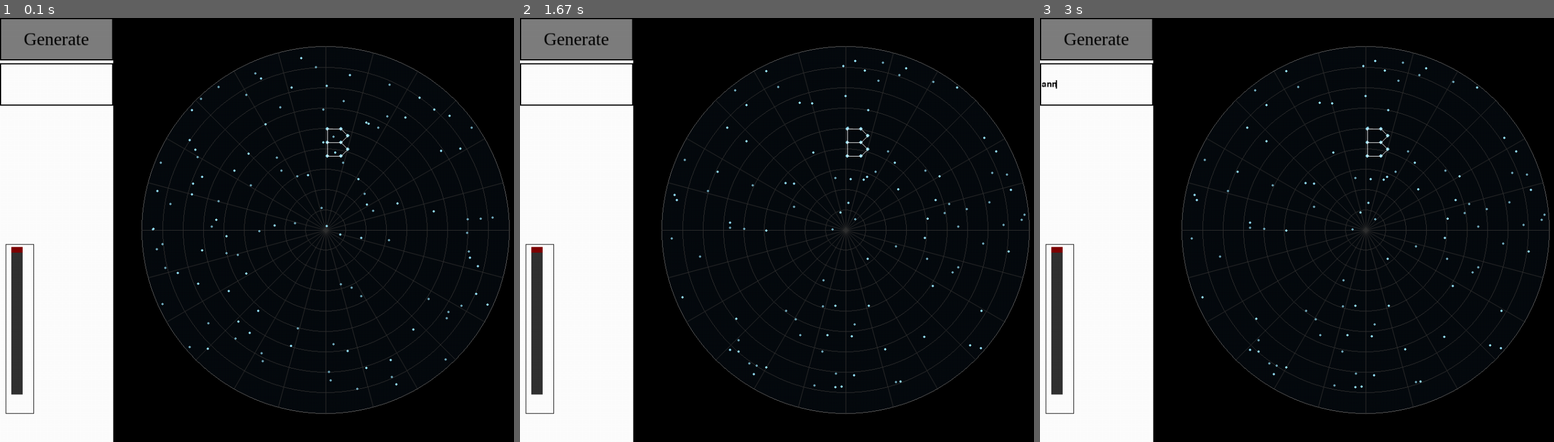
Above: before the commit, frames 1-3 (left to right).
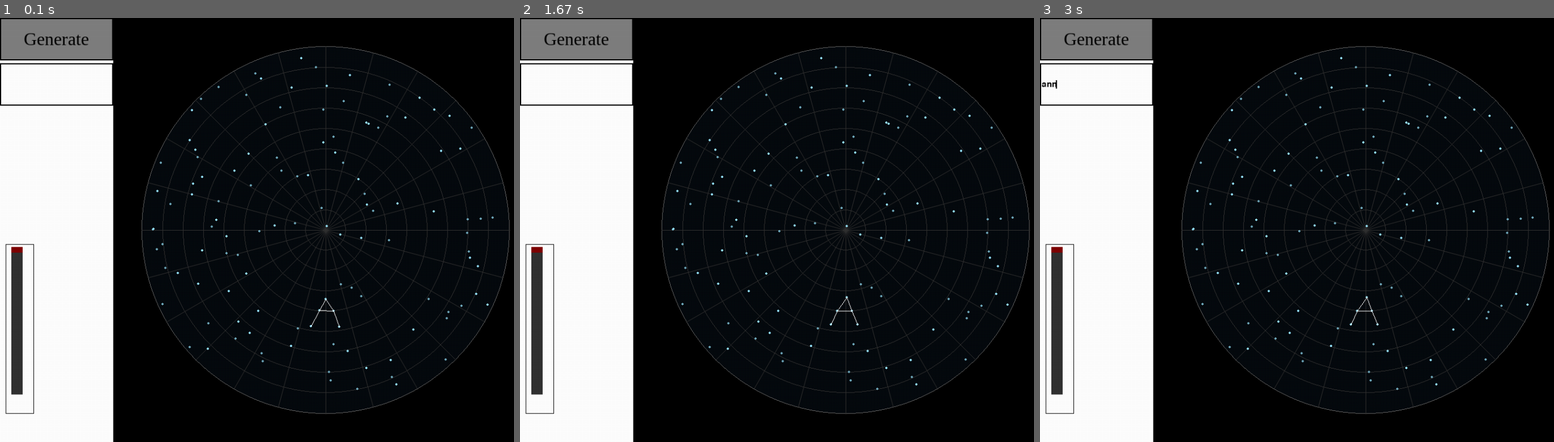
Above: after the commit, the same moments.

Repository: stephenfinch/Star-Map-Generator_v2
Game: pygame game, started from main.py
Two runs of this game, one before a commit and one after it. Both use one fixed random seed, a clock stepped at 60 frames per second and the inputs below.
Inputs (mouse positions are in pixels of both pictures, inside the frame that each line leads up to):
- Up to frame 1 (0.1 s): no input
- Up to frame 2 (1.67 s): press the mouse at (576, 39) at 0.37 s; move the mouse to (710, 179) at 0.47 s; release the mouse at (843, 323) at 0.6 s; press the mouse at (540, 327) at 0.7 s; move the mouse to (684, 263) at 0.8 s; release the mouse at (828, 196) at 0.93 s
- Up to frame 3 (3 s): click (1096, 81) at 1.73 s; type "ann" at 2 s; tap Enter at 2.43 s

The runs differ from the first frame. In frame 1, 0.1% of the frame differs, in the area x 60-69%, y 25-74%; in frame 2, 0.7%, in the area x 29-99%, y 9-88%; in frame 3, 0.7%.

Commit message:
Update
random constellations can be shown

small bugs found:
-spacing between letters
-settings_swap

Diff:
--- a/constellation.py
+++ b/constellation.py
@@ -1,4 +1,5 @@
 import pygame
+import random
 from star import Star
 
 class Constellation():
@@ -11,11 +12,15 @@
         self.point_spacing = self.size // 4
         self.star_points = []
         self.star_lines = []
+        self.point_dict = {}
 
     ### This function can draw the constellation using its own data (self)
     def draw(self, main_surface, settings):
 
-        #def
+        ### This function will add some noise to the location of the stars in each constellation
+        def shift_points(input):
+            scale = 5
+            return input + random.randint(-self.point_spacing//scale, self.point_spacing//scale)
 
         ### This function will take the points on the 5x5 grid and make Star objects with proper centers and sizes for the constellation
         def grid_to_star_points():
@@ -23,13 +28,15 @@
                 for point in list_of_points:
                     tempx = (point - 1) % 5
                     tempy = (point - tempx - 1) // 5
-                    offsetX = (tempx - 2) * self.point_spacing
-                    offsetY = (tempy - 2) * self.point_spacing
+                    offsetX = shift_points((tempx - 2) * self.point_spacing)
+                    offsetY = shift_points((tempy - 2) * self.point_spacing)
                     temp_star = Star(int(self.center[0] + offsetX), int(self.center[1] + offsetY), settings)
-                    temp_star.size = 3
+                    temp_star.size = 2
                     temp_star.color = settings.star_color
                     self.star_points.append(temp_star)
+                    self.point_dict.update({point:(offsetX, offsetY)})
 
+        ### rework this later!
         def grid_to_star_lines():
             for list_of_lines in self.grid_lines:
                 for pair in list_of_lines:
@@ -37,15 +44,17 @@
                     tempy1 = (pair[0] - tempx1 - 1) // 5
                     tempx2 = (pair[1] - 1) % 5
                     tempy2 = (pair[1] - tempx2 - 1) // 5
-                    offsetX1 = (tempx1 - 2) * self.point_spacing
-                    offsetY1 = (tempy1 - 2) * self.point_spacing
-                    offsetX2 = (tempx2 - 2) * self.point_spacing
-                    offsetY2 = (tempy2 - 2) * self.point_spacing
+                    offsetX1 = self.point_dict[pair[0]][0]
+                    offsetY1 = self.point_dict[pair[0]][1]
+                    offsetX2 = self.point_dict[pair[1]][0]
+                    offsetY2 = self.point_dict[pair[1]][1]
                     self.star_lines.append(((self.center[0] + offsetX1, self.center[1] + offsetY1), (self.center[0] + offsetX2, self.center[1] + offsetY2)))
 
+        ### Run all the methods and draw it all
         grid_to_star_points()
         grid_to_star_lines()
         for star in self.star_points:
             pygame.draw.circle(main_surface, star.color, (star.x, star.y), star.size, 0)
-        for line in self.star_lines:
-            pygame.draw.lines(main_surface, (255, 255, 255), False, line, 1)
+        if settings.show_constellation_lines:
+            for line in self.star_lines:
+                pygame.draw.lines(main_surface, (255, 255, 255), False, line, 1)
--- a/draw.py
+++ b/draw.py
@@ -95,6 +95,7 @@
 def make_stars(settings):
     star_map.place_stars(settings)
 
+### Star objects have a .draw() method that can be used to draw them
 def draw_stars():
     for star in star_map.list_of_stars:
         star.draw(STARFIELDSURF)
@@ -103,18 +104,23 @@
     global settings_show
     settings_show = not settings_show
 
-def initialize_view(settings):
+def initialize_view(new_starfield, settings):
     #settings_show = False
+    global STARFIELDSURF, STARFIELDSURF_HOLD
     DISPLAYSURF.fill(BLACK)
     if settings_show:
         SETTINGSURF.fill(WHITE)
         #Run settings code
     else:
-        STARFIELDSURF.fill(BLACK)
+        if new_starfield:
+            STARFIELDSURF.fill(BLACK)
+            draw_outline(settings)
+            draw_stars()
+            draw_constellations(settings)
+            STARFIELDSURF_HOLD = STARFIELDSURF.copy()
+        else:
+            STARFIELDSURF = STARFIELDSURF_HOLD.copy()
         OPTIONSURF.fill(WHITE)
-        draw_outline(settings)
-        draw_stars()
-        draw_constellations(settings)
         for button in button_list:
             button.draw(OPTIONSURF)
         for textbox in textbox_list:
@@ -123,7 +129,7 @@
             slider.draw(OPTIONSURF)
 
 def draw_view():
-    if settings_show:
+    if False: #settings_show:
         DISPLAYSURF.blit(SETTINGSURF, (0, 0))
     else:
         DISPLAYSURF.blit(STARFIELDSURF, field_point)
--- a/interface.py
+++ b/interface.py
@@ -144,5 +144,8 @@
         main_surface.blit(text_surf, new_spot)
 
 class Colorbox:
-    def __init__(self):
-        pass
+    def __init__(self, border_size = 1, border_color = (0, 0, 0), color = (255, 255, 255), area = ((0, 0), (0, 0))):
+        self.border_size = border_size
+        self.border_color = border_color
+        self.color = color
+        self.area = area
--- a/main.py
+++ b/main.py
@@ -9,6 +9,7 @@
 click_areas = define_interactions()
 clock = pygame.time.Clock()
 display_changed = True
+starfield_changed = True
 textbox_clicked = False
 click_action = ("", 0)
 action_list = []
@@ -28,6 +29,7 @@
                 click_action = ("", 0)
                 display_changed = True
         if event.type == MOUSEBUTTONDOWN:
+            print(event,click_action)
             mouse = pygame.mouse.get_pos()
             for entry in click_areas:
                 if entry[1][0][0] <= mouse[0] <= entry[1][1][0] + entry[1][0][0] and entry[1][0][1] <= mouse[1] <= entry[1][1][1] + entry[1][0][1]:
@@ -36,6 +38,8 @@
                         click_action = ("Button", entry[3])
                         action_list.append(entry[2])
                         display_changed = True
+                        if entry[2] == "reset":
+                            starfield_changed = True
                     if entry[0] == "Textbox":
                         textbox_list[entry[3]].active = True
                         display_changed = True
@@ -45,9 +49,11 @@
                         display_changed = True
                         click_action = ("Slider", entry[3])
                         slider_list[entry[3]].slide(event.pos)
+            '''
                 else:
                     swap_settings()
                     display_changed = True
+            '''
             if not textbox_clicked:
                 for textbox in textbox_list:
                     textbox.active = False
@@ -63,24 +69,13 @@
                 textbox.active = False
             display_changed = True
     if display_changed:
-        initialize_view(settings_data)
+        initialize_view(starfield_changed, settings_data)
         for action in action_list:
             perform_action(action, settings_data)
         action_list = []
         display_changed = False
+        starfield_changed = False
         draw_view()
 
     pygame.display.update()
     clock.tick(25)
-
-
-
-
-
-
-### REVIEWS
-# From: Emma,
-# 13/10
-# 5 stars on yelp
-# THE YEET CONSTELLATION
-# i change my review; 16/10
--- a/settings.py
+++ b/settings.py
@@ -1,13 +1,16 @@
 class Settings:
     def __init__(self):
+
         #Main display
-        self.text_input = "AB"                   #text box (maybe add numbers later)
+        self.text_input = "A"                    #text box (maybe add numbers later)
         self.text_size = 1                      #slider
-        self.text_location = (0, 0)             #four buttons (arrows -- move the center)
+        self.text_height_offset = -300             #four buttons (arrows -- move the center)
+
         #Options display
+        self.show_constellation = True          #button --> turn on/off all types of constellations at once
         self.show_constellation_lines = True    #button
         self.show_grid = True                   #button
-        self.number_of_constellations = 0       #slider
+        self.number_of_constellations = 1       #slider
         self.number_of_stars = 8000             #text box (int only)
         self.star_color = (153, 230, 255)       #color box
         self.back_color = (7, 11, 15)           #color box
--- a/star_map.py
+++ b/star_map.py
@@ -47,25 +47,25 @@
                 temp_letter_constellation = Constellation(self.constellation_size, (200,200), settings)
                 temp_letter_constellation.grid_points.append(LETTER_CONSTELLATIONS.get(char)[0])
                 temp_letter_constellation.grid_lines.append(LETTER_CONSTELLATIONS.get(char)[1])
-                centerX = (string_length - 1) * (self.constellation_size + self.letter_spacing) * (string_index - 0.5) + self.Xcenter
-                centerY = 220
+                centerX = (string_length - 1) * (self.constellation_size + self.letter_spacing) * (string_index - 1) + self.Xcenter
+                centerY = 220 - settings.text_height_offset
                 temp_letter_constellation.center = (centerX, centerY)
                 string_index += 1
-            self.list_of_constellations.append(temp_letter_constellation)
+                self.list_of_constellations.append(temp_letter_constellation)
+        else:
 
-
-        # do something else for this part
-        for i in range(settings.number_of_constellations):
-            constellation_pick = random.randint(0,9)
-            temp_other_constellation = Constellation(self.constellation_size, (i*40,i*40), settings)
-            temp_other_constellation.grid_points.append(OTHER_CONSTELLATIONS.get(constellation_pick)[0])
-            temp_other_constellation.grid_lines.append(OTHER_CONSTELLATIONS.get(constellation_pick)[1])
-            self.list_of_constellations.append(OTHER_CONSTELLATIONS.get(constellation_pick))
+            # do something else for this part
+            for i in range(settings.number_of_constellations):
+                constellation_pick = random.randint(5,9)
+                temp_other_constellation = Constellation(self.constellation_size, (i*40 + self.Xcenter,i*40 + self.Ycenter), settings)
+                temp_other_constellation.grid_points.append(OTHER_CONSTELLATIONS.get(constellation_pick)[0])
+                temp_other_constellation.grid_lines.append(OTHER_CONSTELLATIONS.get(constellation_pick)[1])
+                self.list_of_constellations.append(temp_other_constellation)
 
 
 LETTER_CONSTELLATIONS = {
     'A':([3,12,14,21,25],[(3,12),(3,14),(12,14),(12,21),(14,25)]),
-    'B':([1,3,9,11,13,19,21,23],[(1,3),(1,21),(21,23),(11,13),(3,9),(9,13),(13,19),(19,23)]),
+    'B':([1,3,9,11,13,19,21,23],[(1,3),(1,11),(11,21),(21,23),(11,13),(3,9),(9,13),(13,19),(19,23)]),
     'C':([2,4,6,16,22,24],[]),
     'D':([1,3,9,19,21,23],[]),
     'E':([2,4,12,14,22,24],[]),
@@ -90,7 +90,7 @@
     'X':([1,4,21,24],[]),
     'Y':([2,4,13,23],[]),
     'Z':([2,4,22,24],),
-    ' ':[]
+    ' ': None
 }
 
 OTHER_CONSTELLATIONS = {
Not shown, changed: README.md
